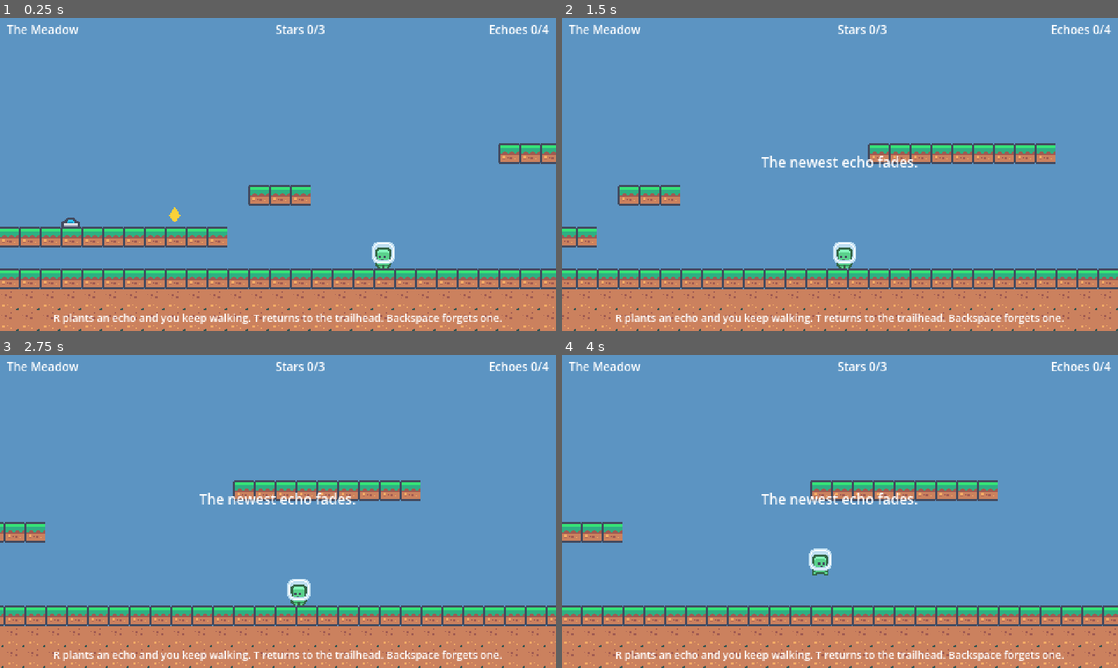
Above: before the commit, frames 1-4 (two rows, left to right).
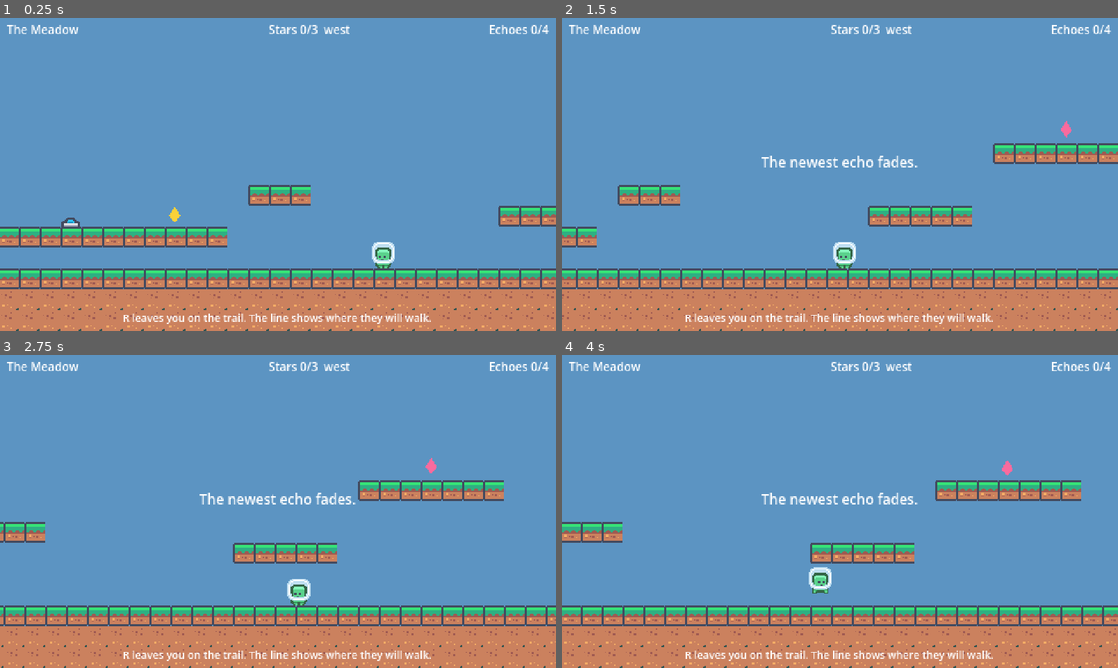
Above: after the commit, the same moments.

Repository: Lingikaushikreddy/echoloop
Game: Godot game, scene res://world/clocklands.tscn
The game is run twice, just before and just after one commit, with the same random seed, the same clock (stepped at 60 frames per second) and the same inputs.
Inputs (mouse positions are in pixels of both pictures, inside the frame that each line leads up to):
- Up to frame 1 (0.25 s): no input
- Up to frame 2 (1.5 s): tap Enter (next_room) at 0.5 s; move the mouse to (962, 158) at 0.52 s; hold D (move_right) 0.53-1.25 s; hold R (commit) 0.53-1.25 s; click (962, 158) at 0.67 s; tap Space (jump) at 0.77 s; tap Backspace (undo) at 0.8 s; drag from (728, 190) to (562, 212) at 1.27 s
- Up to frame 3 (2.75 s): move the mouse to (333, 442) at 2.02 s; hold D (move_right) from 2.03 s (still down); hold R (commit) from 2.03 s (still down); tap Backspace (undo) at 2.3 s
- Up to frame 4 (4 s): release D (move_right) at 2.75 s; release R (commit) at 2.75 s; drag from (812, 574) to (673, 464) at 2.77 s; move the mouse to (1006, 558) at 3.52 s; hold A (move_left) from 3.53 s (still down); hold Backspace (undo) from 3.53 s (still down); tap Space (jump) at 3.77 s

The runs differ from the first frame. In frame 1, 2.8% of the frame differs, in the area x 9-100%, y 2-98%; in frame 2, 4.9%; in frame 3, 5.1%; in frame 4, 5.4%, in the area x 9-94%, y 2-98%.

Commit message:
feat: give the Clocklands a reason to walk them again
Drawn echo trails, a compass toward the next star, and an island star the summit does not require. A clear remembers the best echo count and says when the island is still waiting.

Co-authored-by: Kaushik Reddy Lingireddy <Kaushikreddylingireddy2002@gmail.com>

Diff:
--- a/autoload/game.gd
+++ b/autoload/game.gd
@@ -9,8 +9,22 @@
 ]
 
 
+## Fewest echoes used to open the summit this session, or -1 before the first clear.
+var best_echoes := -1
+## True once a clear included the island star.
+var found_island := false
+
+
 func _ready() -> void:
 	InputActions.install()
+
+
+## Remembers a Clocklands clear so the next walk has something to beat.
+func note_clocklands(echoes: int, island: bool) -> void:
+	if best_echoes < 0 or echoes < best_echoes:
+		best_echoes = echoes
+	if island:
+		found_island = true
 
 
 ## The level after `path`. After the last level, or for an unknown path, the first.
--- a/levels/level_map.gd
+++ b/levels/level_map.gd
@@ -6,7 +6,8 @@
 ##   S  player spawn     E  exit flag          (exactly one of each)
 ##   a-d  pressure switch (at most one per letter)
 ##   A-D  door tile, opened by the switch with the same letter
-##   *  star             @  trailhead          (any number, open world only)
+##   *  star             +  secret star        (any number; + does not gate an exit)
+##   @  trailhead                             (any number, open world only)
 ##
 ## Every row must be the same width. Problems are collected in `errors` instead
 ## of crashing, so a broken level says what is wrong.
@@ -20,6 +21,7 @@
 var switches := {}  ## letter -> Vector2i
 var doors := {}  ## letter -> Array of Vector2i
 var stars: Array[Vector2i] = []
+var secrets: Array[Vector2i] = []
 var anchors: Array[Vector2i] = []
 var errors := PackedStringArray()
 
@@ -57,6 +59,8 @@
 					exits.append(cell)
 				"*":
 					result.stars.append(cell)
+				"+":
+					result.secrets.append(cell)
 				"@":
 					result.anchors.append(cell)
 				_:
--- a/props/star.gd
+++ b/props/star.gd
@@ -5,12 +5,16 @@
 signal collected(star: Star)
 
 var cell := Vector2i.ZERO
+## The island star. The summit does not ask for it.
+var secret := false
 
 @onready var gem: Polygon2D = $Gem
 
 
 func _ready() -> void:
 	body_entered.connect(_on_body_entered)
+	if secret:
+		gem.color = Color(0.98, 0.42, 0.62, 1)
 
 
 func _process(_delta: float) -> void:
--- a/tests/unit/test_game.gd
+++ b/tests/unit/test_game.gd
@@ -11,3 +11,16 @@
 
 func test_unknown_scene_goes_to_the_first_level() -> void:
 	assert_eq(Game.next_level_path("res://nowhere.tscn"), Game.LEVELS[0])
+
+
+func test_best_echoes_only_gets_smaller() -> void:
+	Game.best_echoes = -1
+	Game.found_island = false
+	Game.note_clocklands(4, false)
+	assert_eq(Game.best_echoes, 4)
+	assert_false(Game.found_island)
+	Game.note_clocklands(2, true)
+	assert_eq(Game.best_echoes, 2)
+	assert_true(Game.found_island)
+	Game.note_clocklands(3, false)
+	assert_eq(Game.best_echoes, 2)
--- a/tests/unit/test_level_map.gd
+++ b/tests/unit/test_level_map.gd
@@ -69,10 +69,11 @@
 
 
 func test_parses_stars_and_trailheads() -> void:
-	var map := LevelMap.parse("##S.*@E#")
+	var map := LevelMap.parse("##S.*+@E#")
 	assert_true(map.is_valid(), str(map.errors))
 	assert_eq(map.stars, [Vector2i(4, 0)])
-	assert_eq(map.anchors, [Vector2i(5, 0)])
+	assert_eq(map.secrets, [Vector2i(5, 0)])
+	assert_eq(map.anchors, [Vector2i(6, 0)])
 
 
 func test_feet_land_back_in_the_same_cell() -> void:
--- a/tests/unit/test_open_world.gd
+++ b/tests/unit/test_open_world.gd
@@ -16,6 +16,7 @@
 	var map := world.level_map
 	assert_true(map.is_valid(), str(map.errors))
 	assert_eq(map.stars.size(), 3)
+	assert_eq(map.secrets.size(), 1)
 	assert_eq(map.anchors.size(), 1)
 	assert_eq(world.hud.title_label.text, "The Meadow")
 	assert_eq(world.star_total(), 3)
@@ -32,7 +33,7 @@
 			stars += 1
 		elif prop is ExitFlag:
 			exits += 1
-	assert_eq([switches, doors, stars, exits], [1, 2, 3, 1])
+	assert_eq([switches, doors, stars, exits], [1, 2, 4, 1])
 	var face := _cliff_column(map)
 	for x in range(map.spawn.x, face):
 		assert_false(map.is_solid(Vector2i(x, map.spawn.y)), "road blocked at %d" % x)
@@ -123,6 +124,52 @@
 	assert_signal_emitted(world, "completed")
 
 
+func test_the_compass_points_west_from_the_spawn() -> void:
+	await _boot()
+	assert_string_contains(world.hud.stars_label.text.to_lower(), "west")
+
+
+func test_a_planted_echo_draws_a_trail() -> void:
+	await _boot()
+	await wait_physics_frames(10)
+	assert_true(world.plant_echo())
+	await wait_physics_frames(1)
+	assert_eq(world.trails.get_child_count(), 1)
+	var line := world.trails.get_child(0) as Line2D
+	assert_gte(line.get_point_count(), 2)
+	assert_true(world.undo_echo())
+	await wait_physics_frames(1)
+	assert_eq(world.trails.get_child_count(), 0)
+
+
+func test_the_island_asks_for_two_climbs() -> void:
+	await _boot()
+	var map := world.level_map
+	var secret: Vector2i = map.secrets[0]
+	var ground := LevelMap.cell_floor(map.spawn).y
+	var step_top := -1.0
+	for cell in map.solids:
+		if cell.y == map.spawn.y - 2 and cell.x >= secret.x - 9 and cell.x <= secret.x - 5:
+			step_top = float(cell.y * LevelMap.TILE)
+	assert_gt(step_top, 0.0, "the island step is missing")
+	assert_almost_eq(ground - step_top, 54.0, 0.01, "the step is one echo above the road")
+	assert_almost_eq(step_top - LevelMap.cell_floor(secret).y, 54.0, 0.01, "the island is one echo above the step")
+
+
+func test_the_island_star_does_not_gate_the_summit() -> void:
+	await _boot()
+	var secret: Vector2i = world.level_map.secrets[0]
+	for prop in world.props.get_children():
+		if prop is Star and not world.level_map.secrets.has((prop as Star).cell):
+			world.collect_star(prop)
+	assert_false(world.found_stars.has(secret))
+	assert_eq(world.required_found(), world.star_total())
+	world.player.position = LevelMap.cell_floor(world.level_map.exit)
+	await wait_physics_frames(4)
+	assert_true(world.is_complete)
+	assert_false(world.secret_found())
+
+
 func test_a_closed_door_blocks_the_far_star() -> void:
 	await _boot()
 	var locked := _gate_stars(world.level_map)[0]
--- a/ui/hud.gd
+++ b/ui/hud.gd
@@ -27,8 +27,12 @@
 
 
 ## Rooms leave this blank and use the clock. The open world leaves the clock blank.
-func set_stars(found: int, total: int) -> void:
-	stars_label.text = "Stars %d/%d" % [found, total]
+## `compass` is a short pull, such as "west" or "above", toward a star still out there.
+func set_stars(found: int, total: int, compass := "") -> void:
+	if compass == "":
+		stars_label.text = "Stars %d/%d" % [found, total]
+	else:
+		stars_label.text = "Stars %d/%d  %s" % [found, total, compass]
 
 
 func set_time(tick: int) -> void:
--- a/ui/hud.tscn
+++ b/ui/hud.tscn
@@ -21,9 +21,9 @@
 horizontal_alignment = 1
 
 [node name="Stars" type="Label" parent="."]
-offset_left = 200.0
+offset_left = 168.0
 offset_top = 3.0
-offset_right = 320.0
+offset_right = 368.0
 offset_bottom = 17.0
 theme_override_font_sizes/font_size = 10
 horizontal_alignment = 1
--- a/world/clocklands.gd
+++ b/world/clocklands.gd
@@ -28,7 +28,7 @@
 	{
 		"x0": 21, "x1": 55,
 		"title": "The Meadow",
-		"blurb": "The island overhead is scenery. A cyan marker sets your trailhead. The summit is east.",
+		"blurb": "The island is a second climb, if you can spare two echoes. The summit is east.",
 	},
 	{
 		"x0": 56, "x1": 80,
@@ -48,7 +48,12 @@
 var _death_ticks_left := -1
 var _trail_cell := Vector2i(-999, -999)
 var _ages := {}
+var _trails := {}
 var _seen_regions := {}
+var _mentioned_island := false
+var _met_yourself := false
+
+var trails: Node2D
 
 @onready var terrain: TileMapLayer = $Terrain
 @onready var props: Node2D = $Props
@@ -67,6 +72,22 @@
 	return 0 if level_map == null else level_map.stars.size()
 
 
+## Stars the summit asks for. The island star is not one of them.
+func required_found() -> int:
+	var found := 0
+	for cell in level_map.stars:
+		if found_stars.has(cell):
+			found += 1
+	return found
+
+
+func secret_found() -> bool:
+	for cell in level_map.secrets:
+		if found_stars.has(cell):
+			return true
+	return false
+
+
 func _ready() -> void:
 	level_map = LevelMap.parse(map)
 	if not level_map.is_valid():
@@ -75,6 +96,10 @@
 	_build_sky()
 	_build_terrain()
 	_build_props()
+	trails = Node2D.new()
+	trails.name = "Trails"
+	trails.z_index = 2
+	add_child(trails)
 	anchor_point = LevelMap.cell_floor(level_map.spawn)
 	_trail_cell = level_map.spawn
 	player.kill_y = level_map.size.y * LevelMap.TILE + KILL_MARGIN
@@ -85,8 +110,8 @@
 	_setup_camera()
 	player.respawn(anchor_point)
 	player.recorder.start()
-	hud.set_hint("R plants an echo and you keep walking. T returns to the trailhead. Backspace forgets one.")
-	hud.set_stars(0, star_total())
+	hud.set_hint("R leaves you on the trail. The line shows where they will walk.")
+	_refresh_stars()
 	_seen_regions[_region_at(level_map.spawn.x).title] = true
 	_update_region()
 
@@ -118,8 +143,10 @@
 	echo.setup(loop.recordings[-1], loop.recordings.size() - 1, player)
 	echoes_root.add_child(echo)
 	_ages[echo] = 0
+	_trails[echo] = _draw_trail(loop.recordings[-1])
 	player.recorder.start()
-	hud.show_message("Echo planted. It will walk that trail and wait.")
+	hud.show_message("You leave yourself here. Follow the line.")
+	_refresh_stars()
 	return true
 
 
@@ -129,9 +156,14 @@
 		return false
 	var last := echoes_root.get_child(-1)
 	_ages.erase(last)
+	var line: Line2D = _trails.get(last)
+	_trails.erase(last)
+	if line != null:
+		line.queue_free()
 	echoes_root.remove_child(last)
 	last.queue_free()
 	hud.show_message("The newest echo fades.")
+	_refresh_stars()
 	return true
 
 
@@ -148,11 +180,96 @@
 func collect_star(star: Star) -> void:
 	if found_stars.has(star.cell):
 		return
+	var kept_secret := level_map.secrets.has(star.cell)
 	found_stars.append(star.cell)
 	star.queue_free()
-	hud.set_stars(star_count(), star_total())
-	if star_count() == star_total():
-		hud.show_message("Every star is yours. The summit will open.")
+	_refresh_stars()
+	if kept_secret:
+		hud.show_message("The island kept this one. The summit never asked.")
+	elif required_found() == star_total():
+		if secret_found():
+			hud.show_message("Every star is yours, island included. The summit will open.")
+		else:
+			hud.show_message("The road's stars are yours. The summit will open. Look up on the way.")
+
+
+func _refresh_stars() -> void:
+	hud.set_stars(required_found(), star_total(), _compass())
+
+
+func _compass() -> String:
+	var pool: Array[Vector2i] = []
+	for cell in level_map.stars:
+		if not found_stars.has(cell):
+			pool.append(cell)
+	if pool.is_empty():
+		for cell in level_map.secrets:
+			if not found_stars.has(cell):
+				pool.append(cell)
+	if pool.is_empty():
+		return "kept"
+	var nearest := pool[0]
+	var nearest_d := player.position.distance_to(LevelMap.cell_floor(nearest))
+	for cell in pool:
+		var distance := player.position.distance_to(LevelMap.cell_floor(cell))
+		if distance < nearest_d:
+			nearest = cell
+			nearest_d = distance
+	var there := LevelMap.cell_floor(nearest)
+	var dx := there.x - player.position.x
+	var dy := there.y - player.position.y
+	if dy < -40.0 and absf(dx) < 140.0:
+		return "above"
+	if dx < -24.0:
+		return "west"
+	if dx > 24.0:
+		return "east"
+	return "here"
+
+
+func _draw_trail(recording: EchoRecording) -> Line2D:
+	var line := Line2D.new()
+	line.width = 2.0
+	line.default_color = Color(0.55, 0.95, 1, 0.7)
+	line.joint_mode = Line2D.LINE_JOINT_ROUND
+	line.begin_cap_mode = Line2D.LINE_CAP_ROUND
+	line.end_cap_mode = Line2D.LINE_CAP_ROUND
+	var count := recording.frame_count()
+	var i := 0
+	while i < count:
+		line.add_point(recording.position_at(i) + Vector2(0, -6))
+		i += 3
+	var last := recording.position_at(count - 1) + Vector2(0, -6)
+	if line.get_point_count() == 0 or line.get_point_position(line.get_point_count() - 1).distance_to(last) > 1.0:
+		line.add_point(last)
+	trails.add_child(line)
+	return line
+
+
+func _maybe_mention_island() -> void:
+	if _mentioned_island or level_map.secrets.is_empty():
+		return
+	var cell := LevelMap.cell_at_feet(player.position)
+	var secret: Vector2i = level_map.secrets[0]
+	if cell.y == level_map.spawn.y and absi(cell.x - secret.x) <= 4:
+		_mentioned_island = true
+		hud.show_message("Two of you can climb the island. The road does not need them.")
+
+
+func _maybe_greet() -> void:
+	if _met_yourself:
+		return
+	for node in echoes_root.get_children():
+		var echo := node as Echo
+		if echo == null or echo.ghost or echo.is_shattered:
+			continue
+		if int(_ages.get(echo, 0)) < echo.recording.frame_count():
+			continue
+		if echo.position.distance_to(player.position) > 42.0:
+			continue
+		_met_yourself = true
+		hud.show_message("You, waiting. They will not move again.")
+		return
 
 
 func _region_at(column: int) -> Dictionary:
@@ -202,6 +319,9 @@
 	if player.active:
 		_update_region()
 		_update_trailhead()
+		_maybe_mention_island()
+		_maybe_greet()
+		_refresh_stars()
 
 
 func _on_player_died(_cause: StringName) -> void:
@@ -214,13 +334,23 @@
 func _on_exit_reached() -> void:
 	if is_complete or not player.active:
 		return
-	if star_count() < star_total():
+	if required_found() < star_total():
 		hud.show_message("The summit stays shut until every star is found.")
 		return
 	is_complete = true
 	player.active = false
-	hud.show_message("The Clocklands remember you. Press Enter to walk them again.", true)
-	completed.emit(loop.recordings.size())
+	var echoes_used := loop.recordings.size()
+	Game.note_clocklands(echoes_used, secret_found())
+	var ending := "Echoes %d, best %d. " % [echoes_used, Game.best_echoes]
+	if secret_found():
+		ending += "You left someone on the island."
+	elif Game.found_island:
+		ending += "You have been to the island. This walk stayed on the road."
+	else:
+		ending += "The island is still waiting."
+	ending += " Enter walks it again."
+	hud.show_message(ending, true)
+	completed.emit(echoes_used)
 
 
 func _build_sky() -> void:
@@ -274,17 +404,24 @@
 			props.add_child(door)
 			(switch_nodes[letter] as Switch).pressed_changed.connect(door.on_switch_changed)
 	for cell in level_map.stars:
-		var star: Star = STAR_SCENE.instantiate()
-		star.cell = cell
-		star.position = LevelMap.cell_floor(cell)
-		star.collected.connect(collect_star)
-		props.add_child(star)
+		_add_star(cell, false)
+	for cell in level_map.secrets:
+		_add_star(cell, true)
 	for cell in level_map.anchors:
 		_mark_trailhead(cell)
 	var exit: ExitFlag = EXIT_SCENE.instantiate()
 	exit.position = LevelMap.cell_floor(level_map.exit)
 	exit.reached.connect(_on_exit_reached)
 	props.add_child(exit)
+
+
+func _add_star(cell: Vector2i, secret: bool) -> void:
+	var star: Star = STAR_SCENE.instantiate()
+	star.cell = cell
+	star.secret = secret
+	star.position = LevelMap.cell_floor(cell)
+	star.collected.connect(collect_star)
+	props.add_child(star)
 
 
 func _mark_trailhead(cell: Vector2i) -> void:
--- a/world/clocklands.tscn
+++ b/world/clocklands.tscn
@@ -18,11 +18,11 @@
 #....#.................................................................#
 #....#.................................................................#
 #....#.................................................................#
-#....#.................................................................#
-#....#........................#########................................#
+#....#.................................+...............................#
+#....#..............................#######............................#
 #....#.................................................................#
 #....A............###.......................................*...E......#
-#..*.A...a....*.........................................################
+#..*.A...a....*...............#####.....................################
 #.###############.......................................################
 #.......................S.....................@.........################
 ########################################################################
Not shown, changed: README.md
Not shown, changed: docs/learning/03-open-world.md
Not shown, changed: docs/superpowers/specs/2026-10-01-echoloop-design.md
